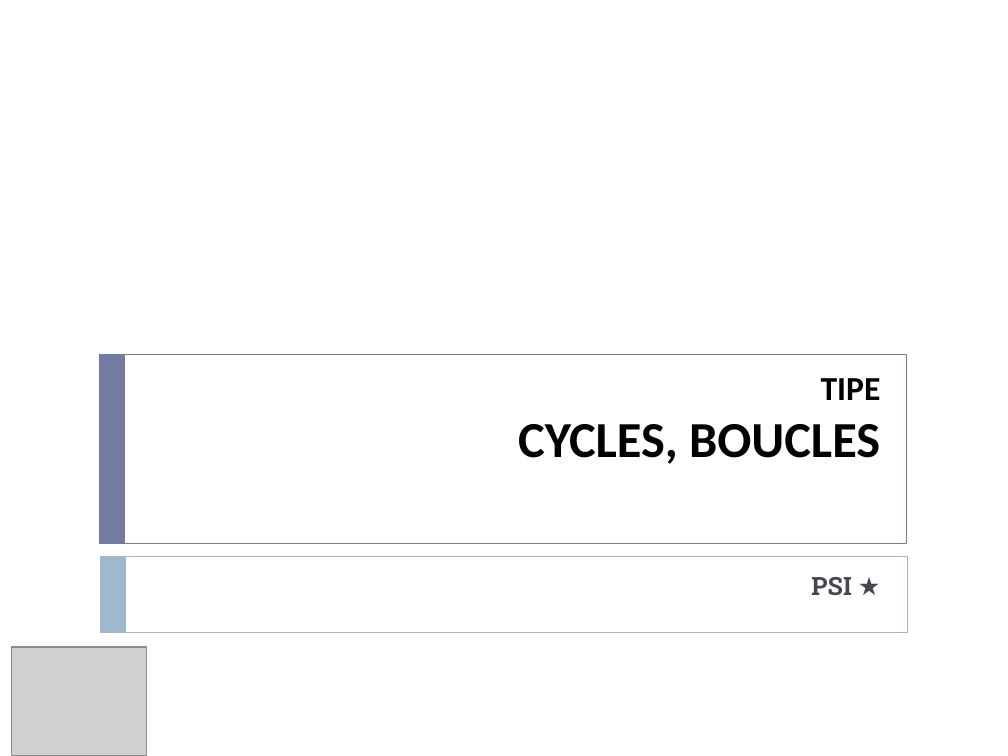
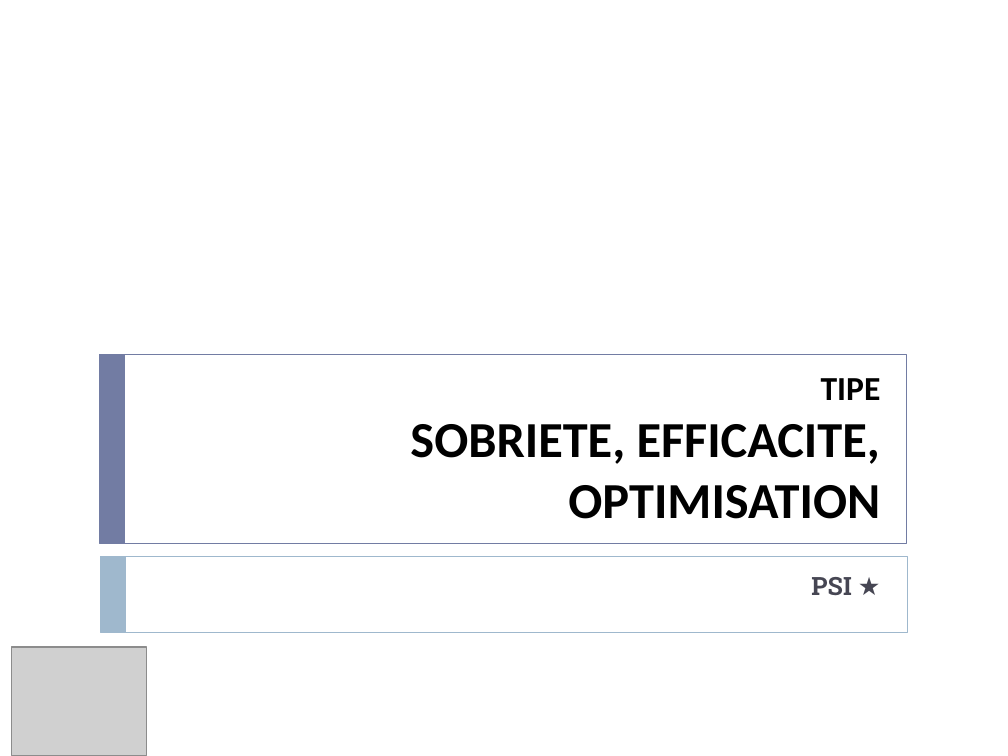
Before and after one commit to xpessoles/TIPE, a slide deck: slide 1 of Introduction_TIPE_2025_2026.pptx. Drawn at 1008x756 pixels with LibreOffice and Linux fonts; fonts in the diff are those of the drawing; grey boxes stand for pictures; background and template pictures are left out. Boxes give left, top, right and bottom in pixels: in the first picture for what was removed or moved away, otherwise in the second. Text is boxed around its words. In the diff, an @@ line names an element or a change of style, - is before the commit and + after.

```diff
--- a/Introduction_TIPE_2025_2026.pptx
+++ b/Introduction_TIPE_2025_2026.pptx
@@ title at bbox=[410, 378, 881, 519]: text changed @@
-TIPE
-CYCLES, BOUCLES
+TIPE
+SOBRIETE, EFFICACITE, OPTIMISATION
```
Also in this commit, not shown: 1 slide added, 1 other file.
